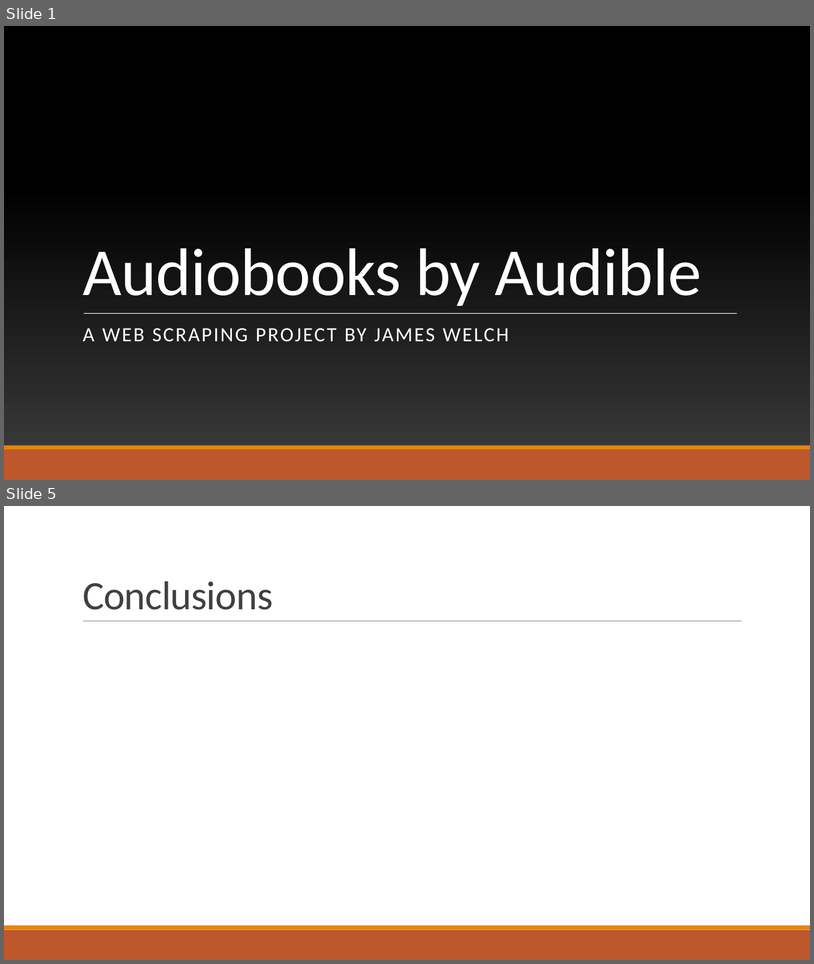
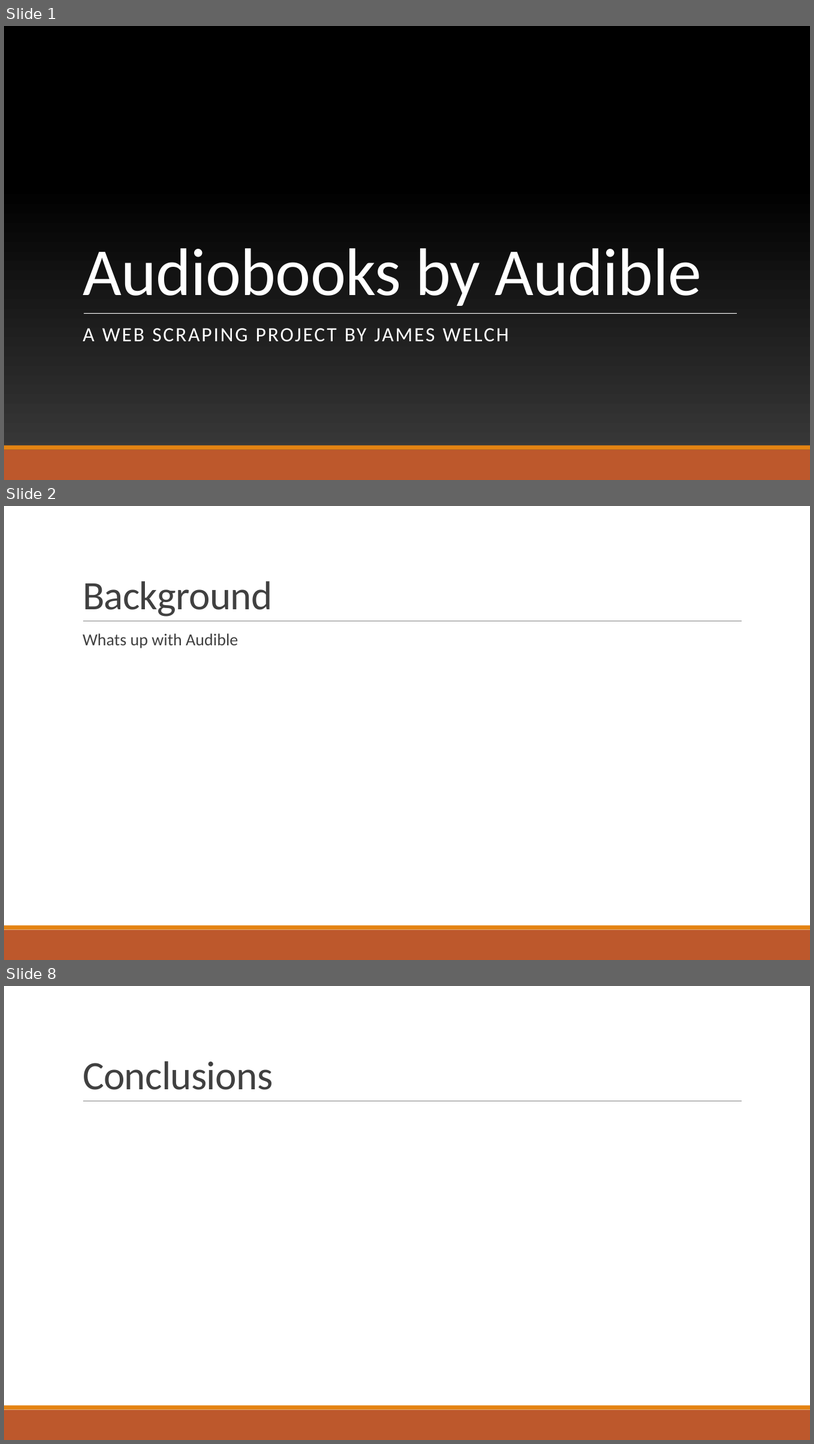
Before and after one commit to jwelch1123/finding_the_tree_in_the_forest, a slide deck: Presentation.pptx. Shown one above the other, each under a label of ours: slides 1 and 5 before the commit, slides 1, 2 and 8 after it; the slides between them are not shown. The pictures are 814x964 and 814x1444 pixels, drawn with LibreOffice and Linux fonts; fonts in the diff are those of the drawing; background and template pictures are left out. Boxes give left, top, right and bottom in pixels: in the first picture for what was removed or moved away, otherwise in the second. Text is boxed around its words. In the diff, an @@ line names an element or a change of style, - is before the commit and + after.

```diff
--- a/Presentation.pptx
+++ b/Presentation.pptx
@@ slide 2 added at bbox=[4, 506, 810, 960], background #FFFFFF; not listed: 3 template elements that a slide beside it also shows @@
@@ title added at bbox=[83, 581, 273, 616], 48 pt, text #404040 @@
+Background
@@ text added at bbox=[83, 633, 238, 648], 20 pt, text #404040 @@
+  Whats up with Audible
@@ what was slide 5 is now slide 8 @@
```
Also in this commit, not shown: 1 slide changed, 5 other slides added, 3 slides removed, 1 other file.
